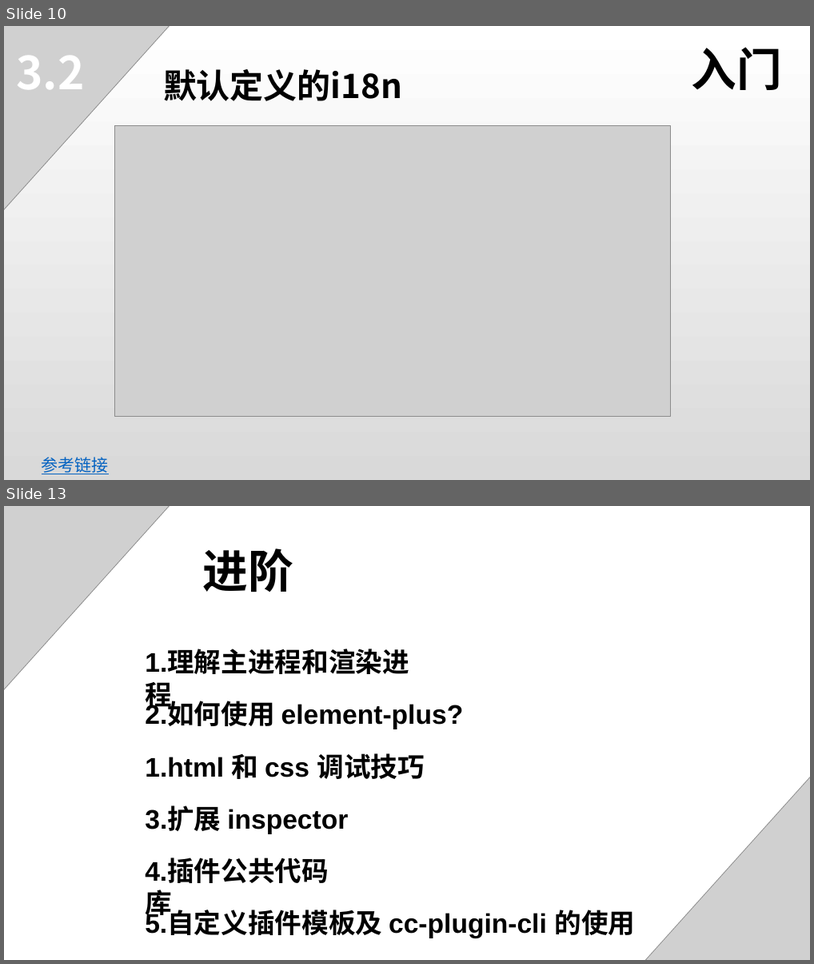
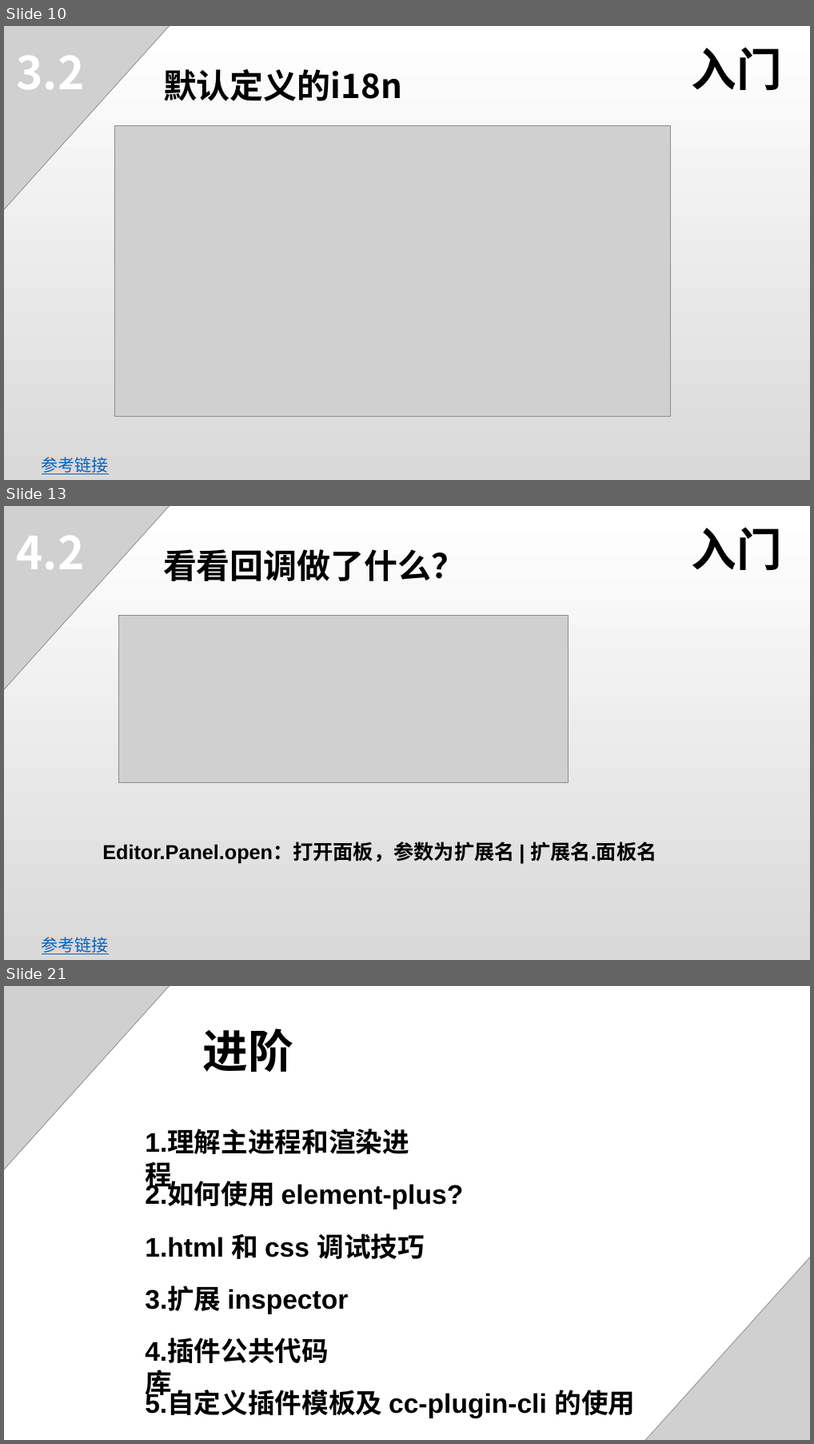
Before and after one commit to 1226085293/PPT_DEMO, a slide deck: doc/3.x插件开发.pptx. Shown one above the other, each under a label of ours: slides 10 and 13 before the commit, slides 10, 13 and 21 after it; the slides between them are not shown. The pictures are 814x964 and 814x1444 pixels, drawn with LibreOffice and Linux fonts; fonts in the diff are those of the drawing; grey boxes stand for pictures. Boxes give left, top, right and bottom in pixels: in the first picture for what was removed or moved away, otherwise in the second. Text is boxed around its words. In the diff, an @@ line names an element or a change of style, - is before the commit and + after.

```diff
--- a/doc/3.x插件开发.pptx
+++ b/doc/3.x插件开发.pptx
@@ slide 13 added at [4,506,810,960], background gradient #FFFFFF to #D9D9D9 @@
@@ picture added at [4,506,218,744] @@
@@ text added at [691,527,782,570], 54 pt, text #000000, bold @@
+入门
@@ text added at [16,536,84,569], 54 pt, text #FFFFFF, bold @@
+4.2
@@ text added at [163,549,466,581], 40 pt, text #000000, bold @@
+看看回调做了什么？
@@ picture added at [118,615,569,783] @@
@@ text added at [102,841,657,864], 24 pt, text #000000, bold @@
+Editor.Panel.open：打开面板，参数为扩展名 | 扩展名.面板名
@@ text added at [42,936,109,954], 20 pt, text #0563C1, underline @@
+参考链接
@@ what was slide 13 is now slide 21 @@
```
Also in this commit, not shown: 4 slides changed, 7 other slides added, 34 other files.
